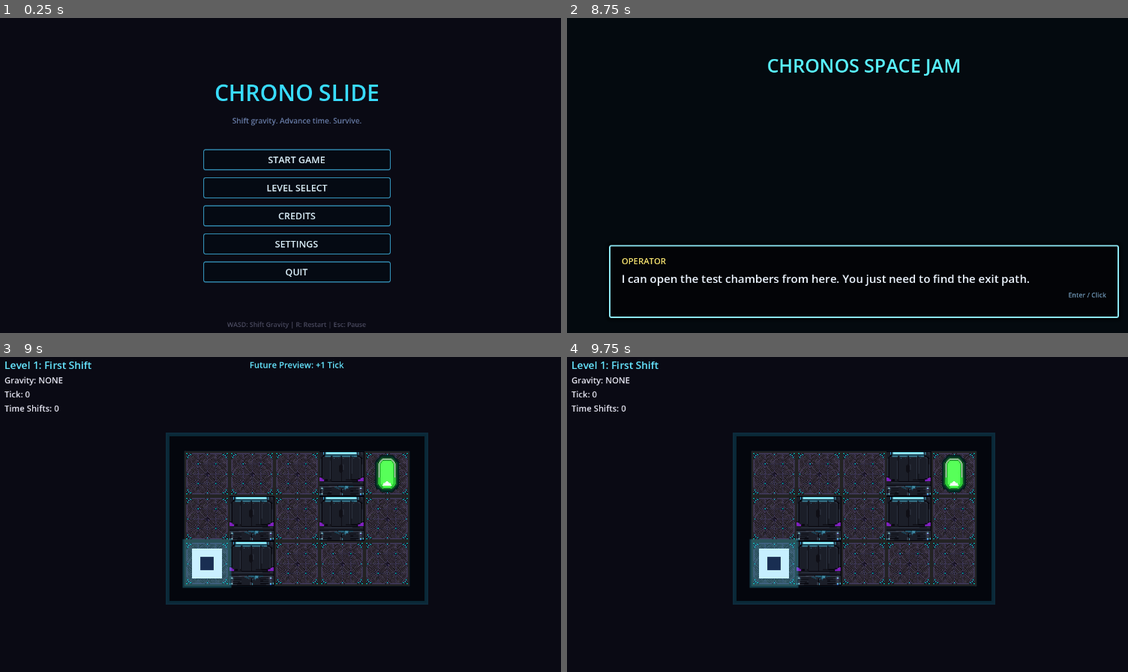
Above: before the commit, frames 1-4 (two rows, left to right).
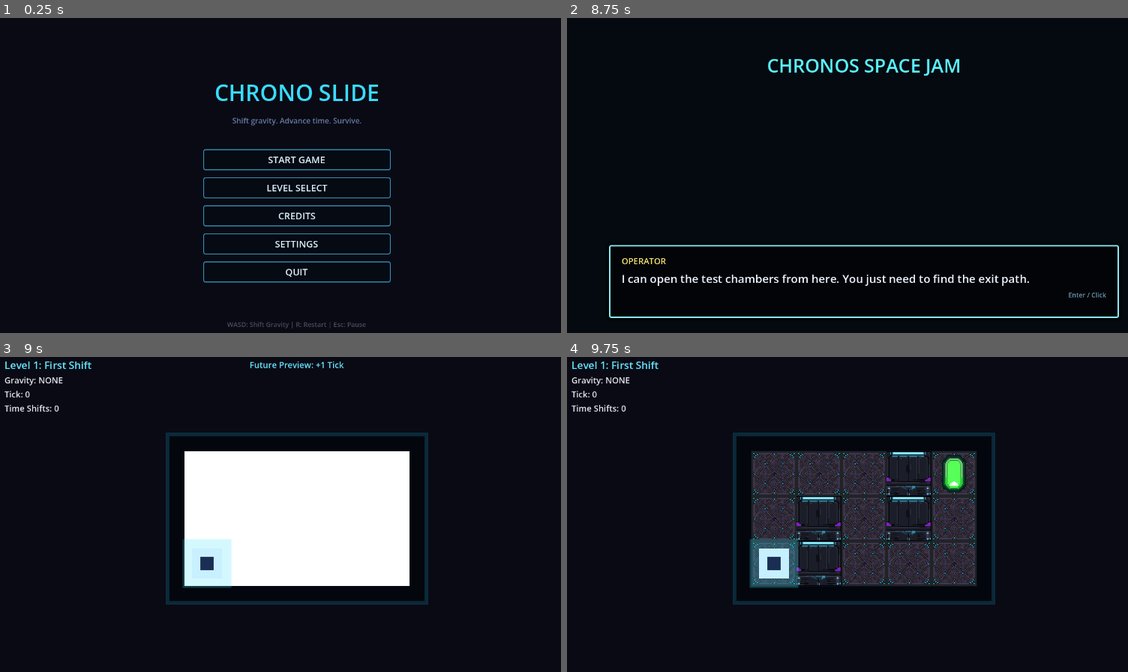
Above: after the commit, the same moments.

Repository: Rivendellspacejam/ChronosSpaceJam
Game: Godot game, scene res://scenes/ui/main_menu.tscn
The game is run twice, just before and just after one commit, with the same random seed, the same clock (stepped at 60 frames per second) and the same inputs.
Inputs (mouse positions are in pixels of both pictures, inside the frame that each line leads up to):
- Up to frame 1 (0.25 s): no input
- Up to frame 2 (8.75 s): click "START GAME" at 0.5 s; tap Enter (ui_accept) at 1.25, 1.52, 3.5, 4.52, 5.75, 7.52 s; move the mouse to (993, 162) at 1.27 s; hold D (move_right) 1.28-2 s; hold P (preview_future) 1.28-2 s; click (993, 162) at 1.42 s; drag from (746, 197) to (836, 247) at 2.02 s; move the mouse to (926, 106) at 2.77 s; hold D (move_right) 2.78-3.5 s; hold P (preview_future) 2.78-3.5 s; click (926, 106) at 2.92 s; drag from (836, 247) to (684, 128) at 3.52 s; move the mouse to (1043, 229) at 4.27 s; hold A (move_left) 4.28-5 s; hold P (preview_future) 4.28-5 s; click (1043, 229) at 4.42 s; tap R (restart) at 5, 8 s; drag from (684, 128) to (774, 96) at 5.02 s; move the mouse to (892, 178) at 5.77 s; hold S (move_down) 5.78-6.5 s; hold P (preview_future) 5.78-6.5 s; click (892, 178) at 5.92 s; drag from (774, 96) to (746, 197) at 6.52 s; move the mouse to (993, 162) at 7.27 s; hold W (move_up) 7.28-8 s; hold P (preview_future) 7.28-8 s; click (993, 162) at 7.42 s; drag from (746, 197) to (836, 247) at 8.02 s
- Up to frame 3 (9 s): tap Enter (ui_accept) at 8.75 s; move the mouse to (359, 445) at 8.77 s; hold S (move_down) from 8.78 s (still down); hold P (preview_future) from 8.78 s (still down); click (359, 445) at 8.92 s
- Up to frame 4 (9.75 s): release S (move_down) at 9.5 s; release P (preview_future) at 9.5 s; drag from (836, 586) to (684, 467) at 9.52 s

Frames 1-2 are identical in both runs. In frame 3, 17% of the frame differs, in the area x 32-73%, y 29-73%; in frame 4, nothing differs.

Commit message:
Add future preview static shader

Diff:
--- /dev/null
+++ b/chronos-space-jam/assets/shaders/future_preview_static.gdshader
@@ -0,0 +1,40 @@
+shader_type canvas_item;
+
+uniform sampler2D screen_texture : hint_screen_texture, repeat_disable, filter_nearest;
+
+uniform float noise_strength = 0.08;
+uniform float scanline_strength = 0.06;
+uniform float scanline_count = 220.0;
+uniform float jitter_strength = 0.0015;
+uniform float speed = 18.0;
+uniform vec4 tint = vec4(0.55, 0.95, 1.0, 1.0);
+
+float static_random(vec2 value) {
+	return fract(sin(dot(value, vec2(12.9898, 78.233))) * 43758.5453);
+}
+
+void fragment() {
+	float time_step = floor(TIME * speed);
+	float scan_row = floor(UV.y * scanline_count);
+	float row_jitter = (static_random(vec2(scan_row, time_step)) - 0.5) * jitter_strength;
+	vec2 screen_uv = SCREEN_UV + vec2(row_jitter, 0.0);
+
+	vec2 chroma_offset = vec2(jitter_strength * 0.45, 0.0);
+	vec4 center_sample = texture(screen_texture, screen_uv);
+	vec3 source_color = vec3(
+		texture(screen_texture, screen_uv + chroma_offset).r,
+		center_sample.g,
+		texture(screen_texture, screen_uv - chroma_offset).b
+	);
+
+	float grain = static_random(floor(UV * 420.0) + vec2(time_step, time_step * 1.37));
+	float noise = (grain - 0.5) * noise_strength;
+	float scanline = sin(UV.y * scanline_count * 6.2831853) * 0.5 + 0.5;
+
+	vec3 preview_color = source_color;
+	preview_color += tint.rgb * 0.035;
+	preview_color += vec3(noise);
+	preview_color -= vec3(scanline * scanline_strength);
+
+	COLOR = vec4(clamp(preview_color, 0.0, 1.0), center_sample.a);
+}
--- a/chronos-space-jam/scenes/game/game_level.tscn
+++ b/chronos-space-jam/scenes/game/game_level.tscn
@@ -1,10 +1,20 @@
-[gd_scene load_steps=6 format=3]
+[gd_scene load_steps=8 format=3]
 
 [ext_resource type="Script" path="res://scripts/game_level.gd" id="1"]
 [ext_resource type="Script" path="res://scripts/level_manager.gd" id="2"]
 [ext_resource type="Script" path="res://scripts/player.gd" id="3"]
 [ext_resource type="PackedScene" path="res://scenes/ui/hud.tscn" id="4"]
 [ext_resource type="Script" path="res://scripts/arena_backdrop.gd" id="5"]
+[ext_resource type="Shader" path="res://assets/shaders/future_preview_static.gdshader" id="6"]
+
+[sub_resource type="ShaderMaterial" id="ShaderMaterial_future_preview_static"]
+shader = ExtResource("6")
+shader_parameter/noise_strength = 0.08
+shader_parameter/scanline_strength = 0.06
+shader_parameter/scanline_count = 220.0
+shader_parameter/jitter_strength = 0.0015
+shader_parameter/speed = 18.0
+shader_parameter/tint = Vector4(0.55, 0.95, 1, 1)
 
 [node name="GameLevel" type="Node2D"]
 script = ExtResource("1")
@@ -27,7 +37,16 @@
 [node name="FuturePreviewLayer" type="Node2D" parent="LevelManager"]
 z_index = 1
 
+[node name="FuturePreviewEffect" type="ColorRect" parent="LevelManager"]
+visible = false
+z_index = 3
+material = SubResource("ShaderMaterial_future_preview_static")
+offset_right = 384.0
+offset_bottom = 384.0
+mouse_filter = 2
+
 [node name="Player" type="Node2D" parent="."]
+z_index = 4
 script = ExtResource("3")
 
 [node name="PlayerVisual" type="ColorRect" parent="Player"]
--- a/chronos-space-jam/scripts/level_manager.gd
+++ b/chronos-space-jam/scripts/level_manager.gd
@@ -49,6 +49,7 @@
 @onready var walls_container: Node2D = $Walls
 @onready var floors_container: Node2D = $Floors
 @onready var future_preview_layer: Node2D = $FuturePreviewLayer
+@onready var future_preview_effect: ColorRect = $FuturePreviewEffect
 @onready var objects_container: Node2D = $Objects
 @onready var hud: CanvasLayer = $"../HUD"
 
@@ -92,6 +93,7 @@
 	_enemy_path_assign_index = 0
 	_read_grid(rows)
 	_build_visuals()
+	_configure_future_preview_effect()
 	refresh_all_move_previews()
 	return player_start
 
@@ -514,6 +516,7 @@
 	var next_tick := TickManager.current_tick + 1
 	_set_live_phase_objects_visible(false)
 	_refresh_future_board_preview(next_tick)
+	_set_future_preview_effect_visible(true)
 	_set_future_preview_cue_visible(true)
 
 
@@ -534,8 +537,21 @@
 func _clear_all_previews() -> void:
 	if future_preview_layer != null:
 		_clear_children(future_preview_layer)
+	_set_future_preview_effect_visible(false)
 	_set_live_phase_objects_visible(true)
 	_set_future_preview_cue_visible(false)
+
+
+func _configure_future_preview_effect() -> void:
+	if future_preview_effect == null:
+		return
+
+	future_preview_effect.position = Vector2.ZERO
+	future_preview_effect.size = Vector2(
+		float(grid_width * TILE_SIZE),
+		float(grid_height * TILE_SIZE)
+	)
+	future_preview_effect.visible = false
 
 
 func _refresh_future_board_preview(next_tick: int) -> void:
@@ -669,6 +685,11 @@
 				obj.visible = is_visible
 
 
+func _set_future_preview_effect_visible(is_visible: bool) -> void:
+	if future_preview_effect != null:
+		future_preview_effect.visible = is_visible
+
+
 func _set_future_preview_cue_visible(is_visible: bool) -> void:
 	if hud != null and hud.has_method("set_future_preview_visible"):
 		hud.set_future_preview_visible(is_visible)
